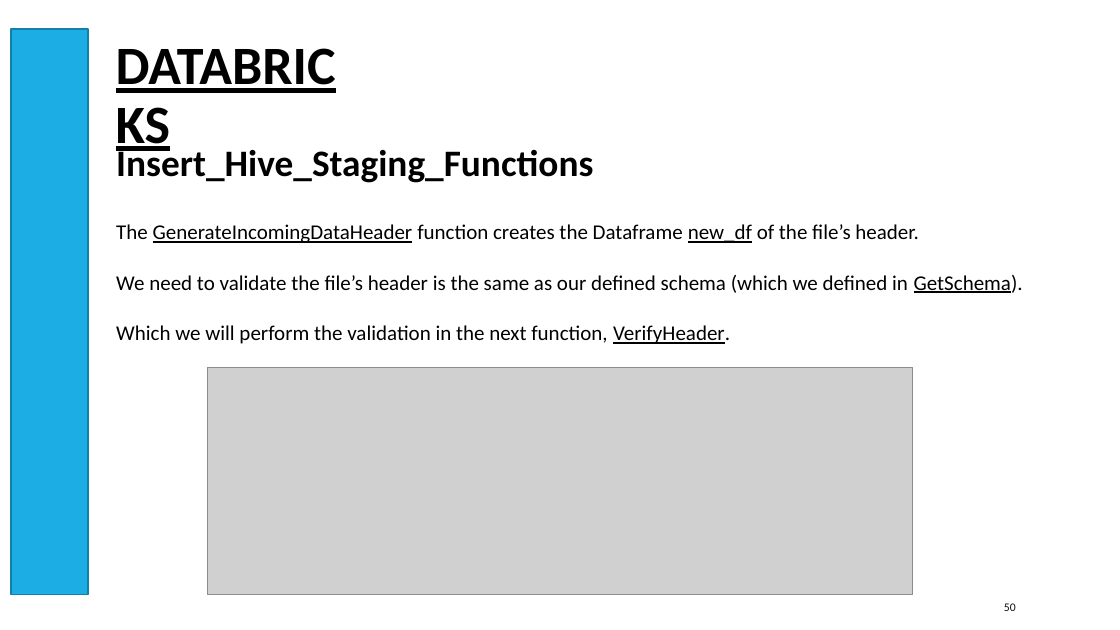
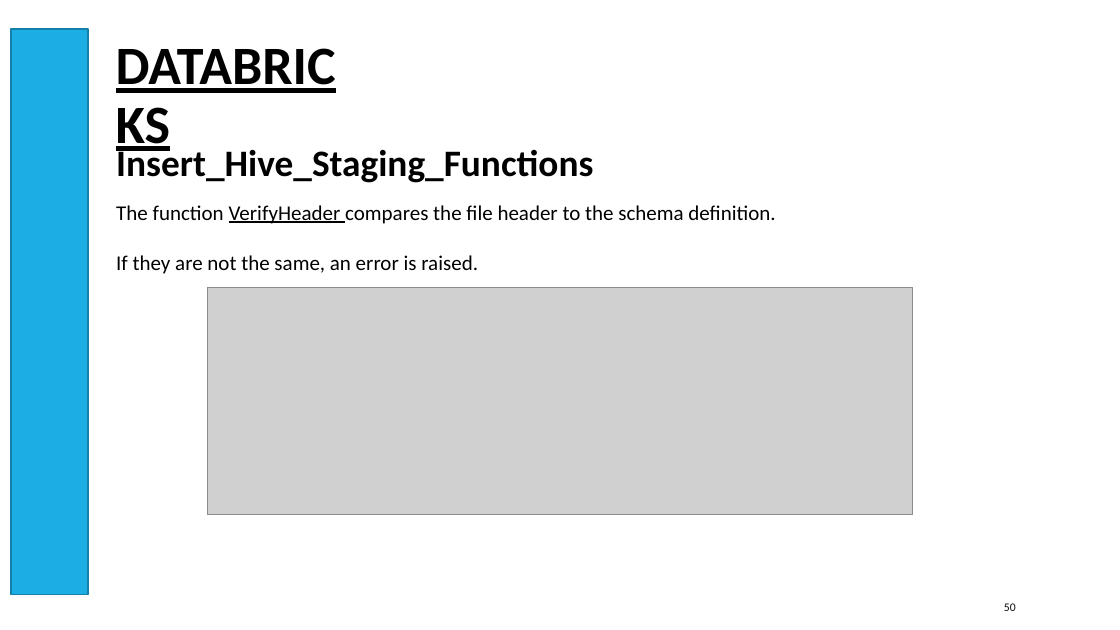
Before and after one commit to smpetersgithub/AdvancedSQLPuzzles, a slide deck: slide 50 of Suppliers and Parts Hive Demo/Azure Databricks Spark Hive Demo Powerpoint.pptx. Drawn at 1120x630 pixels with LibreOffice and Linux fonts; fonts in the diff are those of the drawing; grey boxes stand for pictures. Boxes give left, top, right and bottom in pixels: in the first picture for what was removed or moved away, otherwise in the second. Text is boxed around its words. In the diff, an @@ line names an element or a change of style, - is before the commit and + after.

```diff
--- a/Suppliers and Parts Hive Demo/Azure Databricks Spark Hive Demo Powerpoint.pptx
+++ b/Suppliers and Parts Hive Demo/Azure Databricks Spark Hive Demo Powerpoint.pptx
@@ text at (x1=116, y1=205, x2=775, y2=274): text changed @@
-The GenerateIncomingDataHeader function creates the Dataframe new_df of the file’s header.
-We need to validate the file’s header is the same as our defined schema (which we defined in GetSchema).
-Which we will perform the validation in the next function, VerifyHeader.
+The function VerifyHeader compares the file header to the schema definition.
+If they are not the same, an error is raised.
@@ picture moved from (x1=208, y1=367, x2=912, y2=594) to (x1=208, y1=288, x2=912, y2=515) @@
```
Also in this commit, not shown: 3 other slides changed.
